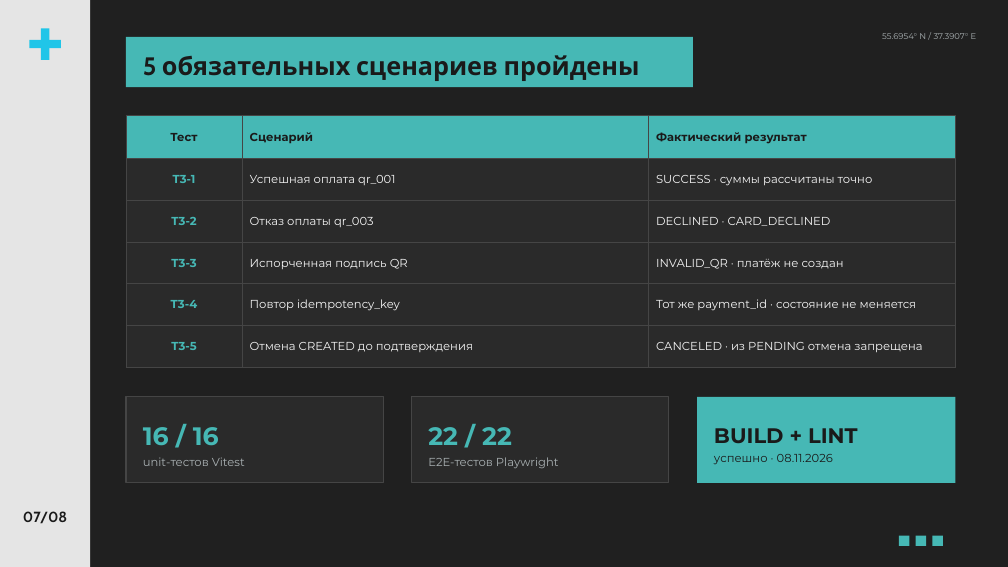
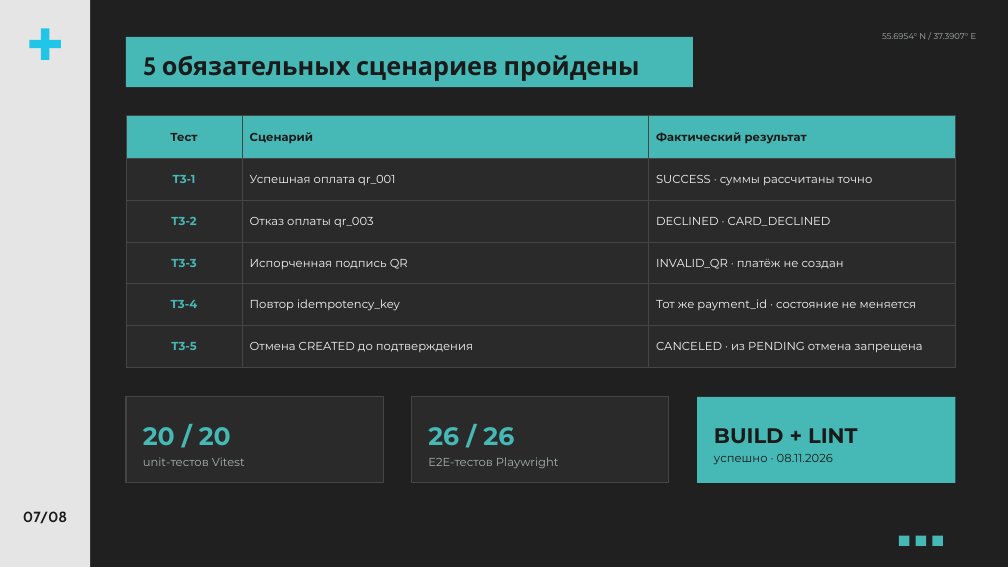
Before and after one commit to Internet-hero/spasibo-tips, a slide deck: slide 7 of presentation/online-tips/online-tips.pptx. Drawn at 1008x567 pixels with LibreOffice and Linux fonts; fonts in the diff are those of the drawing. Boxes give left, top, right and bottom in pixels: in the first picture for what was removed or moved away, otherwise in the second. Text is boxed around its words. In the diff, an @@ line names an element or a change of style, - is before the commit and + after.

```diff
--- a/presentation/online-tips/online-tips.pptx
+++ b/presentation/online-tips/online-tips.pptx
@@ text at (143,427,231,445): text changed @@
-16 / 16
+20 / 20
@@ text at (428,427,514,445): text changed @@
-22 / 22
+26 / 26
```
Also in this commit, not shown: 7 other files.
